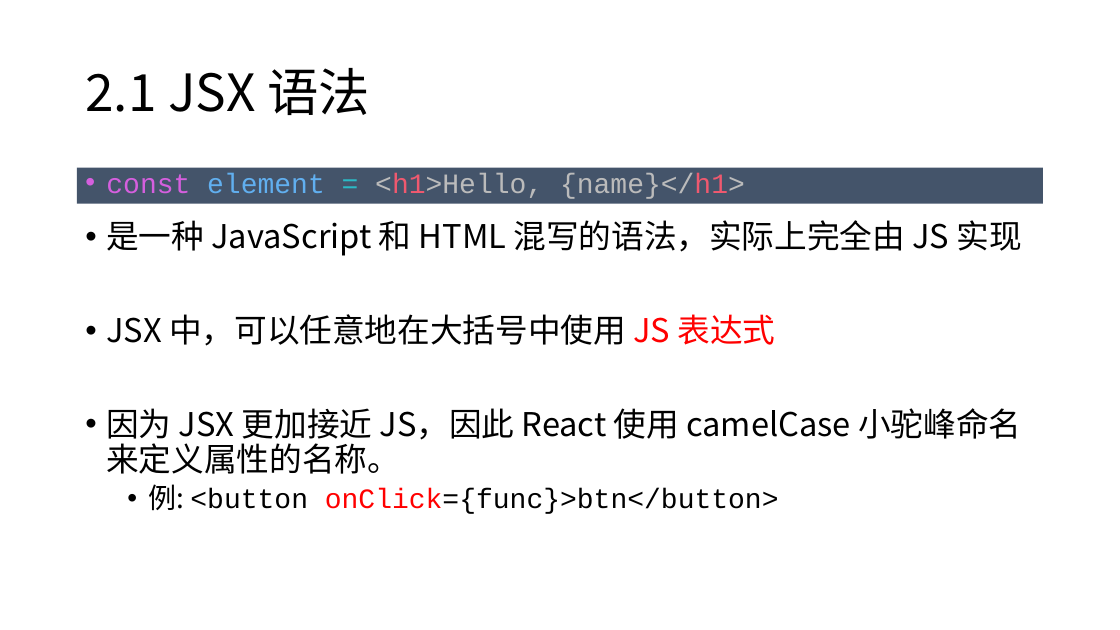
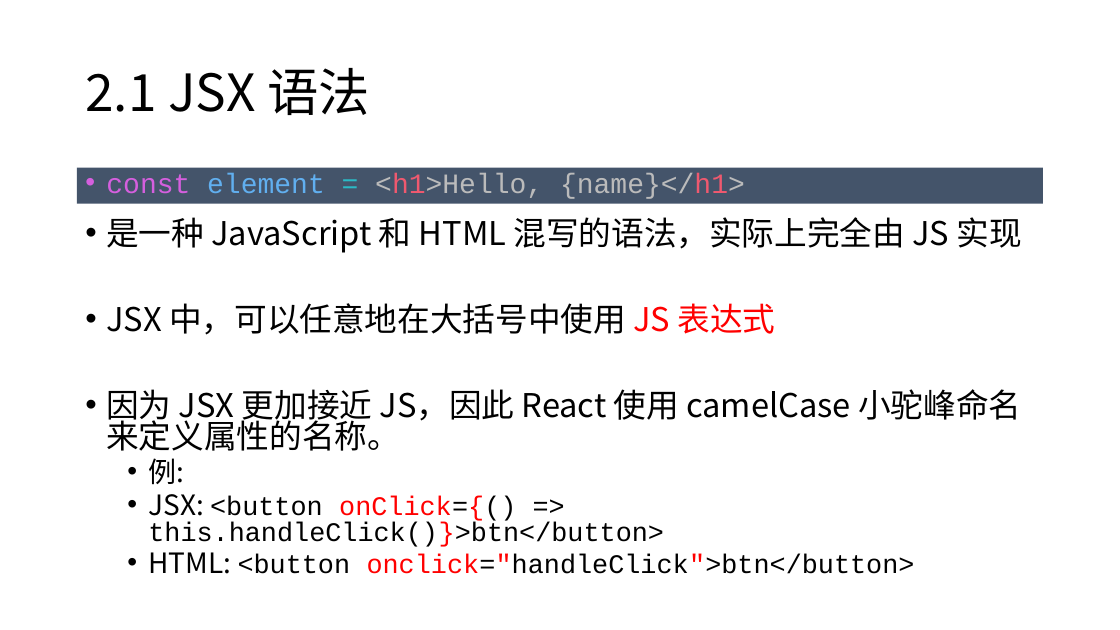
Before and after one commit to Zettat123/react_tutorial, a slide deck: slide 8 of slides/React 入门.pptx. Drawn at 1120x630 pixels with LibreOffice and Linux fonts; fonts in the diff are those of the drawing. Boxes give left, top, right and bottom in pixels: in the first picture for what was removed or moved away, otherwise in the second. Text is boxed around its words. In the diff, an @@ line names an element or a change of style, - is before the commit and + after.

```diff
--- a/slides/React 入门.pptx
+++ b/slides/React 入门.pptx
@@ text at <box>106,217,1022,451</box>: line spacing 0.9 to 0.8 @@
@@ text at <box>148,458,915,574</box>: text changed; size 24 to 23 pt @@
-  • 例: <button onClick={func}>btn</button>
+  • 例:
+  • JSX: <button onClick={() => this.handleClick()}>btn</button>
+  • HTML: <button onclick="handleClick">btn</button>
```
Also in this commit, not shown: 2 other slides changed, 1 slide removed, 3 other files.
